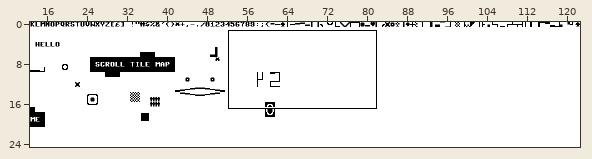
Level history. Tiled map: resources/tile-map.tmx. The first picture is a wide view before the edit; the outline marks the close-up.
Close-up. First the earlier version:
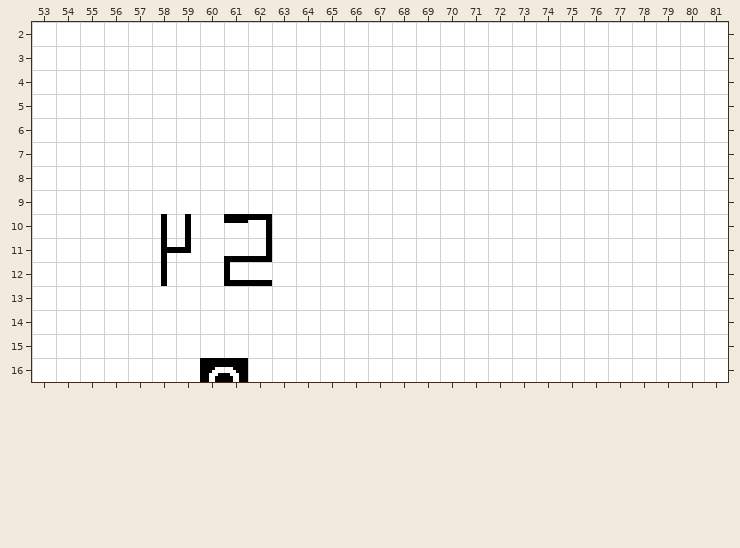
Cells are 8x8 px. Shown: x 53..81, y 2..16.
The same view after the edit:
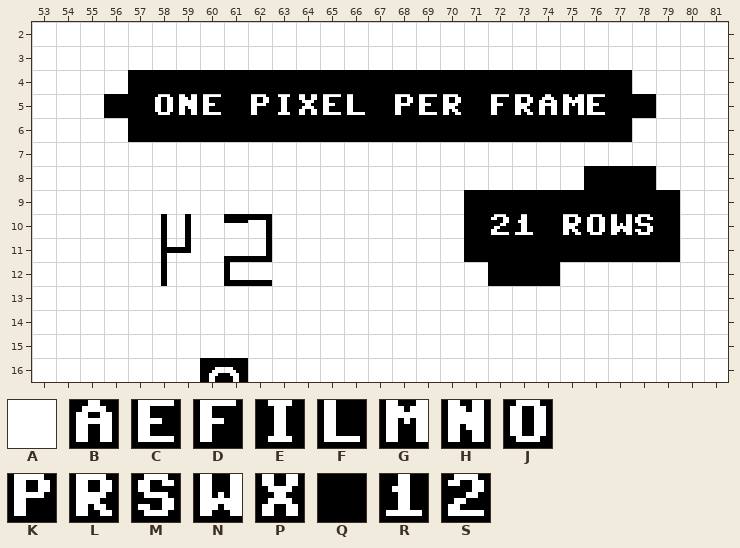
Key: from "charset-1": A 32, B 129, C 133, D 134, E 137, F 140, G 141, H 142, J 143, K 144, L 146, M 147, N 151, P 152, Q 160, R 177, S 178.
_ is an empty cell, . an unchanged one.
From old to new:
--- layer "Tile Layer 1"
@@ x 56..78 @@
- 4 .AAAAAAAAAAAAAAAAAAAAA.
- 5 AAAAAAAAAAAAAAAAAAAAAAA
- 6 .AAAAAAAAAAAAAAAAAAAAA.
+ 4 .QQQQQQQQQQQQQQQQQQQQQ.
+ 5 QQJHCQKEPCFQKCLQDLBGCQQ
+ 6 .QQQQQQQQQQQQQQQQQQQQQ.
@@ x 71..79 @@
- 8 .....AAA.
- 9 AAAAAAAAA
-10 AAAAAAAAA
-11 AAAAAAAAA
-12 .AAA.....
+ 8 .....QQQ.
+ 9 QQQQQQQQQ
+10 QSRQLJNMQ
+11 QQQQQQQQQ
+12 .QQQ.....
Where, in picture pixels (left, top, right, bottom), the same in both close-ups:
changed: (104, 70, 656, 142)
changed: (464, 166, 680, 286)
